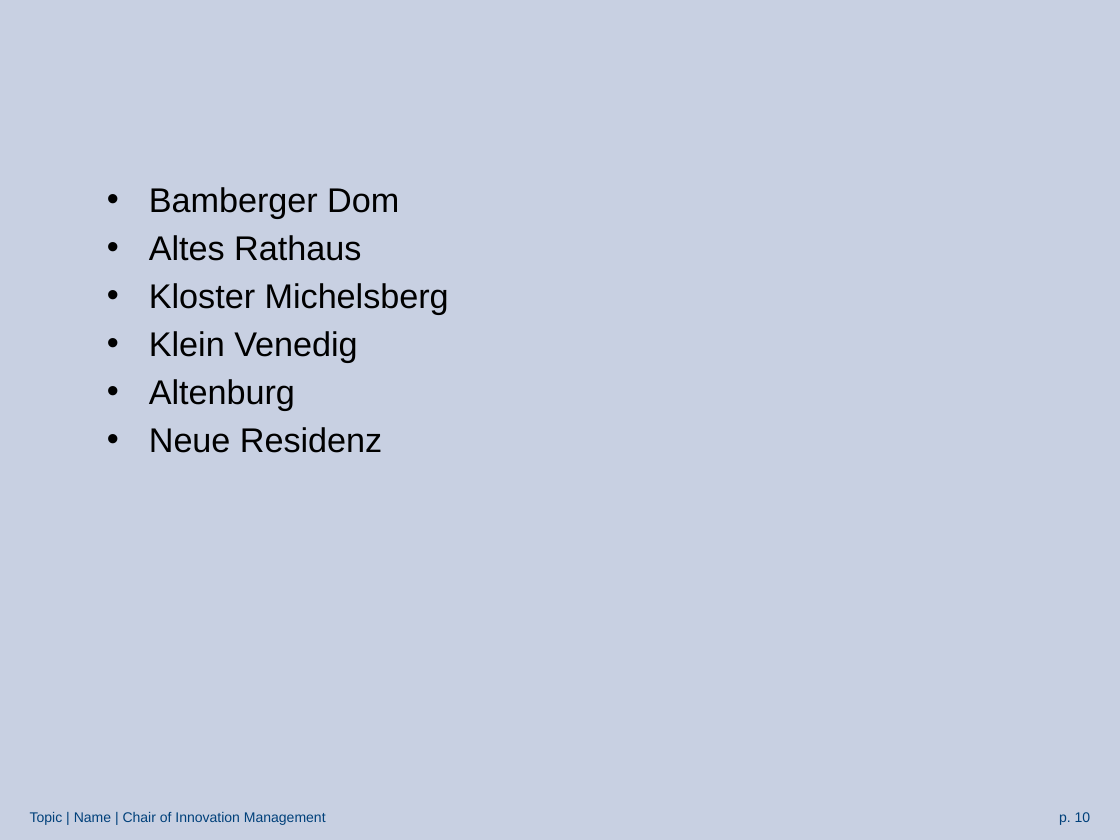
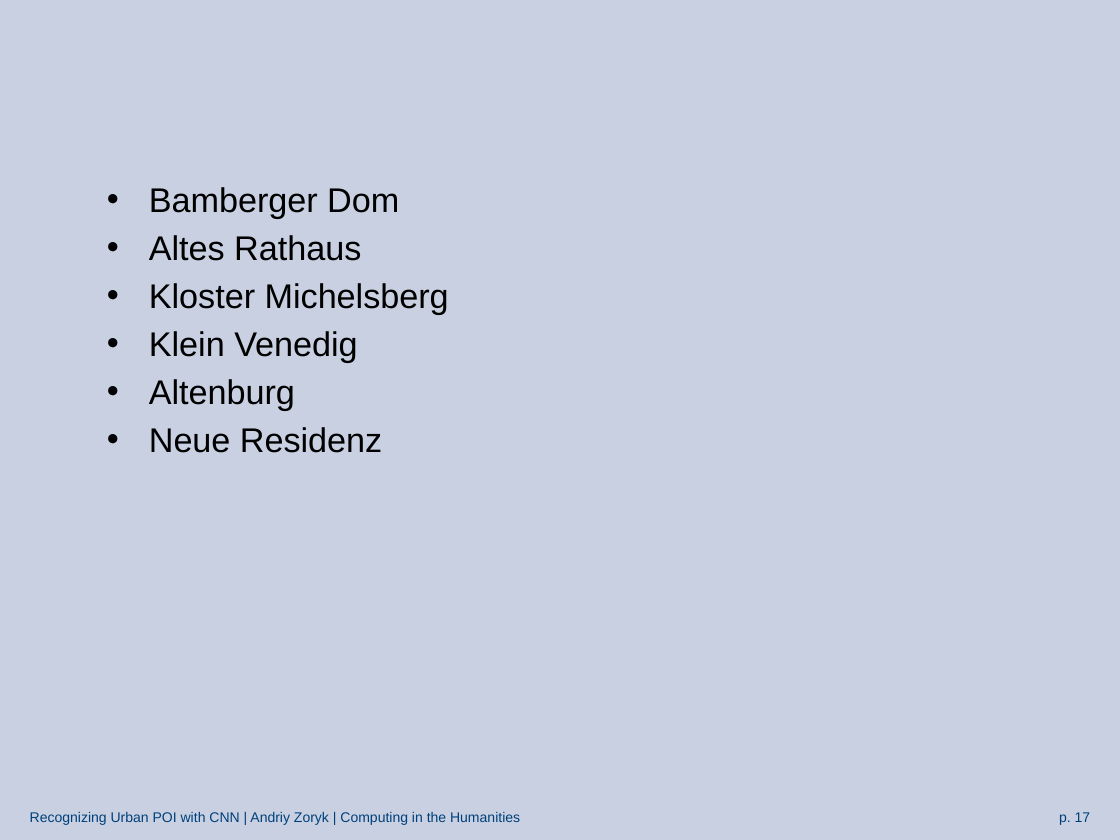
Before and after one commit to azoryk/Master-thesis, a slide deck: slide 17 of 1.Presentation_Master.pptx (slide 10 before the commit). Drawn at 1120x840 pixels with LibreOffice and Linux fonts; fonts in the diff are those of the drawing; background and template pictures are left out. Boxes give left, top, right and bottom in pixels: in the first picture for what was removed or moved away, otherwise in the second. Text is boxed around its words. In the diff, an @@ line names an element or a change of style, - is before the commit and + after.

```diff
--- a/1.Presentation_Master.pptx
+++ b/1.Presentation_Master.pptx
@@ text at <box>30,812,520,825</box>: text changed @@
-Topic | Name | Chair of Innovation Management
+Recognizing Urban POI with CNN | Andriy Zoryk | Computing in the Humanities
@@ page number at <box>1059,812,1091,825</box>: text changed @@
-p. 10
+p. 17
```
Also in this commit, not shown: 7 other slides changed, 10 slides added, 2 slides removed.
